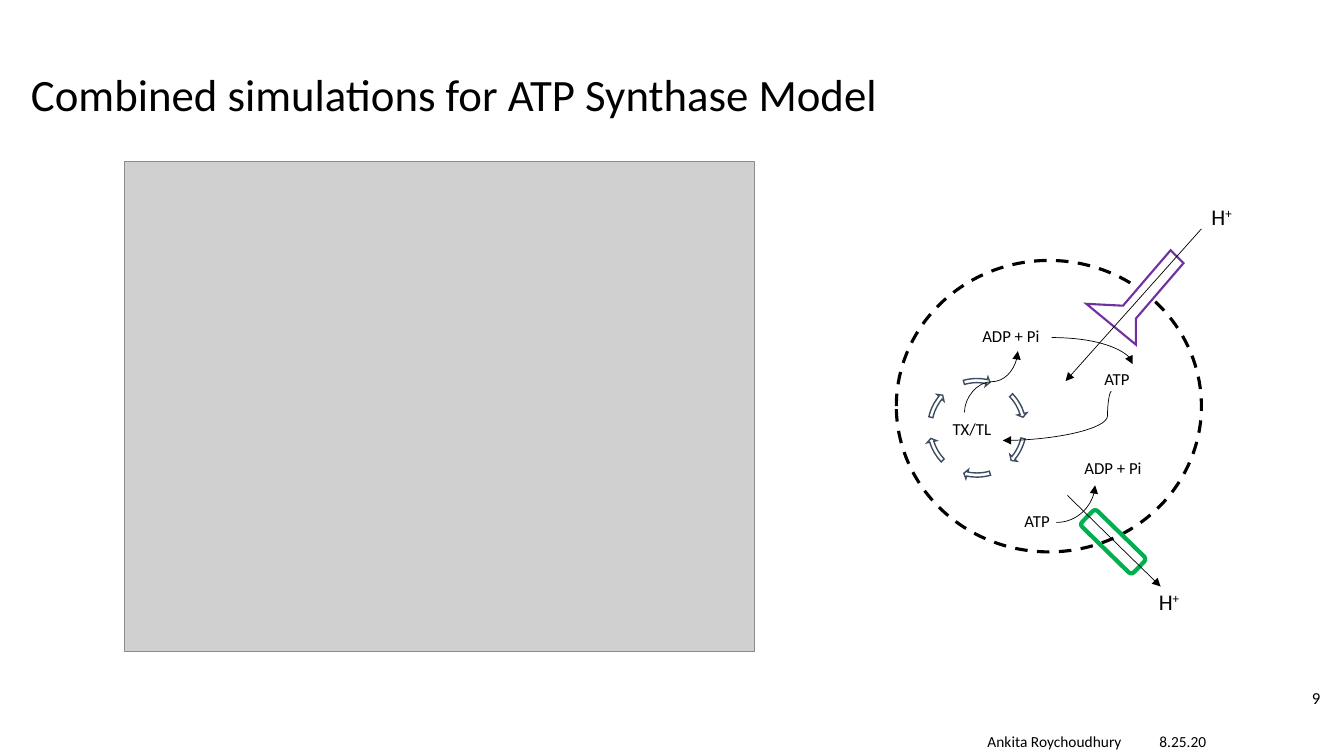
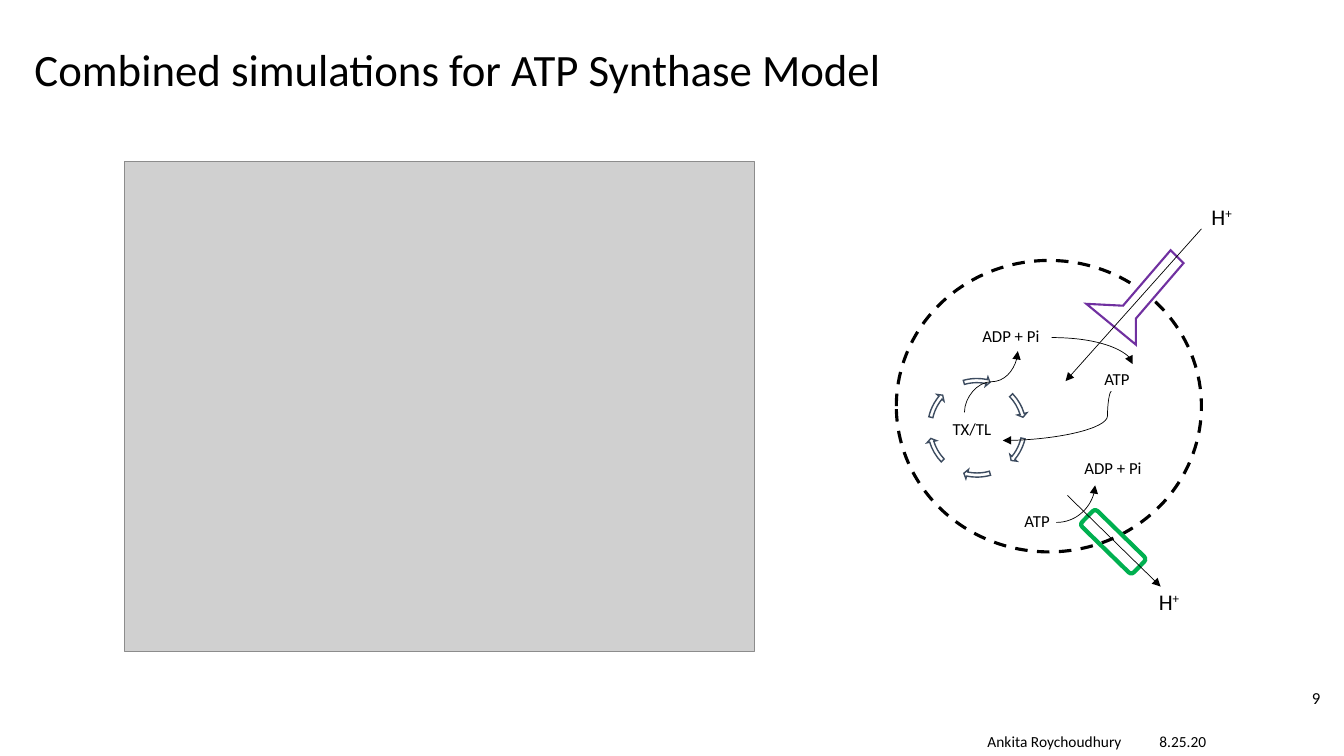
Before and after one commit to AnkitaRoychoudhury/ug_murray, a slide deck: slide 9 of miscellaneous/presentations/20200825_labmtg.pptx. Drawn at 1344x756 pixels with LibreOffice and Linux fonts; fonts in the diff are those of the drawing; grey boxes stand for pictures; background and template pictures are left out. Boxes give left, top, right and bottom in pixels: in the first picture for what was removed or moved away, otherwise in the second. Text is boxed around its words. In the diff, an @@ line names an element or a change of style, - is before the commit and + after.

```diff
--- a/miscellaneous/presentations/20200825_labmtg.pptx
+++ b/miscellaneous/presentations/20200825_labmtg.pptx
@@ title "Combined simulations for ATP Synthase ...": place and size @@
-title "Combined simulations for ATP Synthase ..." at [31,80,877,119]
+title "Combined simulations for ATP Synthase ..." at [34,55,880,94]
```
Also in this commit, not shown: 7 other slides changed, 11 other files.
